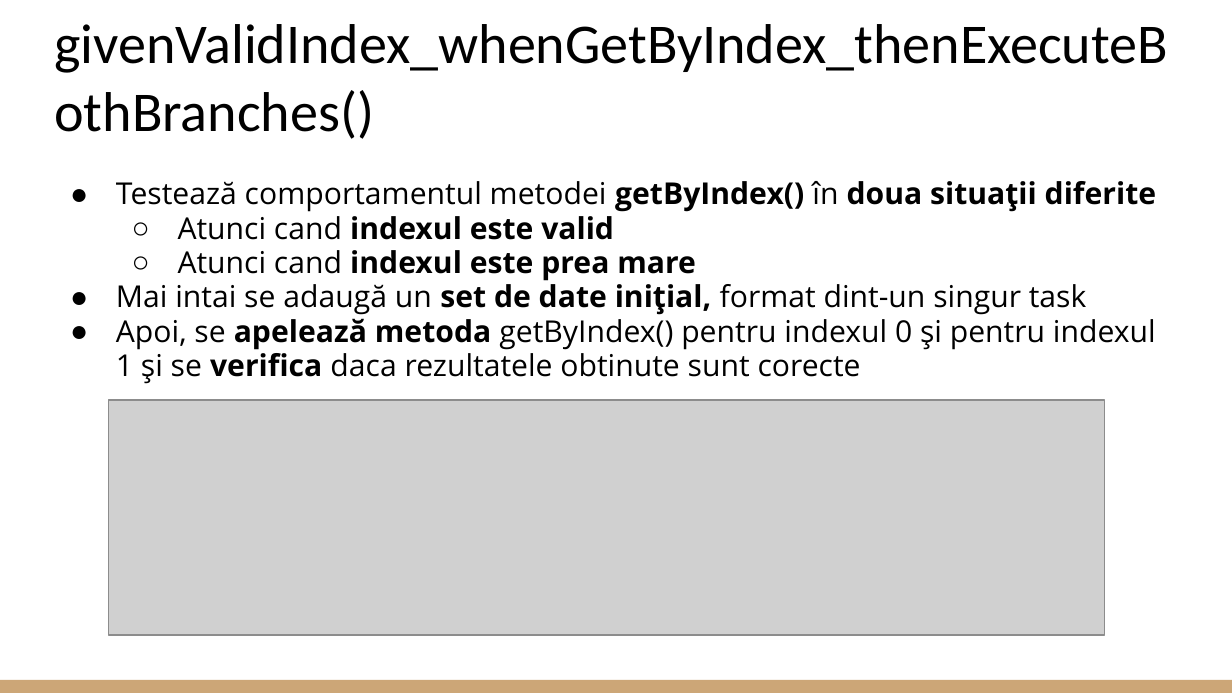
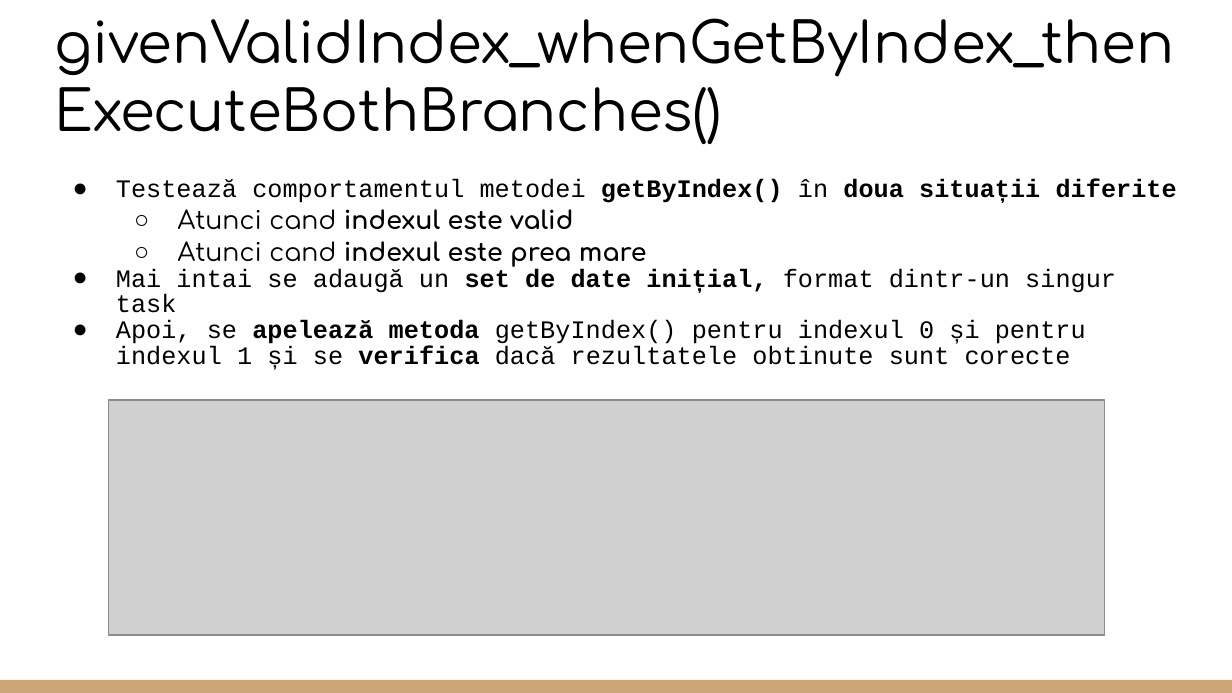
Before and after one commit to CoCodrilo1710/Proiect_TSS, a slide deck: slide 39 of Testare Unitara in Java.pptx (slide 24 before the commit). Drawn at 1232x693 pixels with LibreOffice and Linux fonts; fonts in the diff are those of the drawing; grey boxes stand for pictures. Boxes give left, top, right and bottom in pixels: in the first picture for what was removed or moved away, otherwise in the second. Text is boxed around its words. In the diff, an @@ line names an element or a change of style, - is before the commit and + after.

```diff
--- a/Testare Unitara in Java.pptx
+++ b/Testare Unitara in Java.pptx
@@ title "givenValidIndex_whenGetByIndex_thenExecuteBothBranches()" at (x1=54, y1=18, x2=1174, y2=77): font Calibri to Comfortaa @@
@@ text at (x1=116, y1=179, x2=1177, y2=267): size 17.6 to 14.7 pt in "Testează comportamentul metodei getByIndex() în doua situați ...", "Atunci cand indexul este valid", "Atunci cand indexul este prea mare"; font Open Sans to Courier New in "Testează comportamentul metodei getByIndex() în doua situați ..."; font Open Sans to Comfortaa in "Atunci cand indexul este valid", "Atunci cand indexul este prea mare"; indent changed; line spacing 0.95 to 0.85; line spacing 0.95 to 1.05 @@
@@ text at (x1=116, y1=268, x2=1116, y2=370): text changed; size 17.6 to 14.7 pt; font Open Sans to Courier New @@
-● Mai intai se adaugă un set de date inițial, format dint-un singur task
-● Apoi, se apelează metoda getByIndex() pentru indexul 0 și pentru indexul 1 și se verifica daca rezultatele obtinute sunt corecte
+● Mai intai se adaugă un set de date inițial, format dintr-un singur task
+● Apoi, se apelează metoda getByIndex() pentru indexul 0 și pentru indexul 1 și se verifica dacă rezultatele obtinute sunt corecte
```
Also in this commit, not shown: 24 other slides changed, 19 slides added, 4 slides removed.
